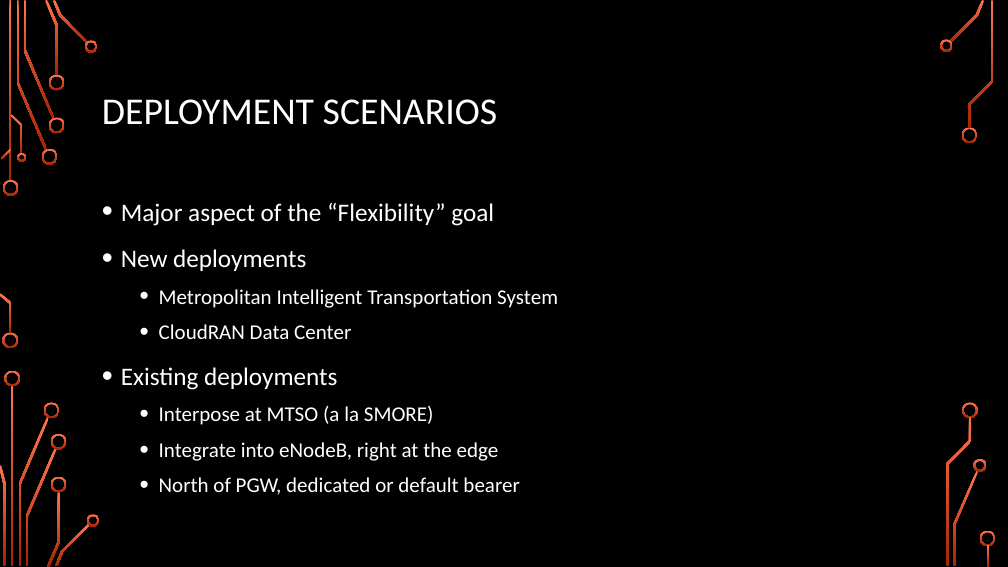
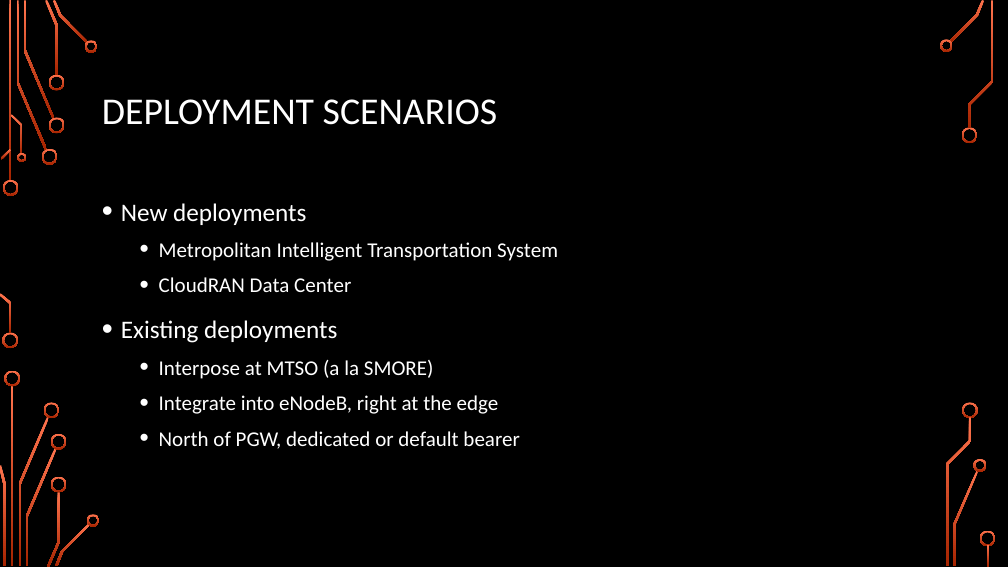
Before and after one commit to TejaKommineni/Mercury, a slide deck: slide 14 of presentation/Mercury-Part1.pptx (slide 19 before the commit). Drawn at 1008x567 pixels with LibreOffice and Linux fonts; fonts in the diff are those of the drawing; background and template pictures are left out. Boxes give left, top, right and bottom in pixels: in the first picture for what was removed or moved away, otherwise in the second. Text is boxed around its words. In the diff, an @@ line names an element or a change of style, - is before the commit and + after.

```diff
--- a/presentation/Mercury-Part1.pptx
+++ b/presentation/Mercury-Part1.pptx
@@ text at (121, 203, 494, 226): paragraph removed @@
-• Major aspect of the “Flexibility” goal
```
Also in this commit, not shown: 5 slides removed.
